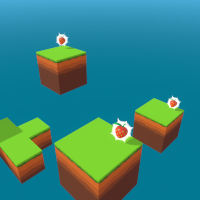
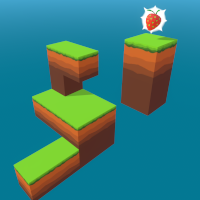
Layers edited between the first and the second 200x200 image:
painted on "Calque copié #3" over left=0, top=0, right=200, bottom=200
